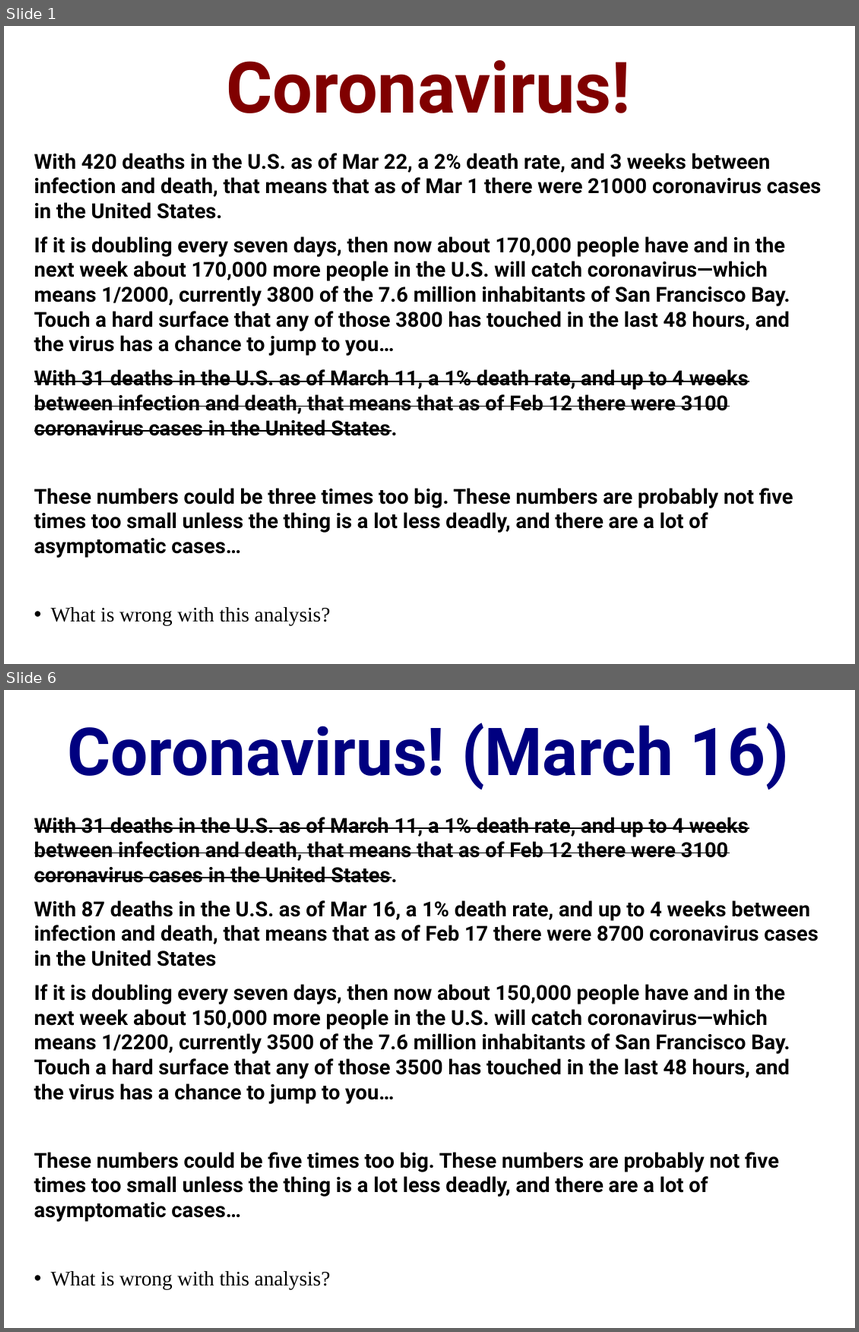
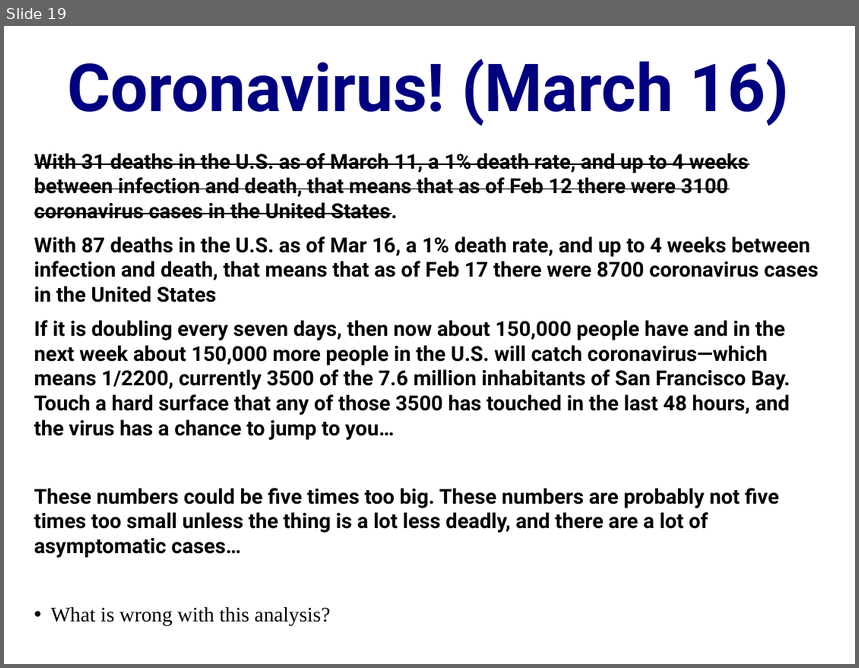
Before and after one commit to DavidLJ/public-files, a slide deck: coronavirus.pptx. Shown one above the other, each under a label of ours: slides 1 and 6 before the commit, slide 19 after it; the slides between them are not shown. The pictures are 859x1332 and 859x668 pixels, drawn with LibreOffice and Linux fonts; fonts in the diff are those of the drawing. Boxes give left, top, right and bottom in pixels: in the first picture for what was removed or moved away, otherwise in the second. Text is boxed around its words. In the diff, an @@ line names an element or a change of style, - is before the commit and + after.

Commit message:
coronavirus update...

```diff
--- a/coronavirus.pptx
+++ b/coronavirus.pptx
@@ slide 1 removed at [4, 26, 855, 664], background #FFFFFF @@
@@ title removed at [227, 60, 631, 113] @@
-Coronavirus!
@@ text removed at [34, 153, 821, 626] @@
-With 420 deaths in the U.S. as of Mar 22, a 2% death rate, and 3 weeks between infection and death, that means that as of Mar 1 there were 21000 coronavirus cases in the United States.
-If it is doubling every seven days, then now about 170,000 people have and in the next week about 170,000 more people in the U.S. will catch coronavirus—which means 1/2000, currently 3800 of the 7.6 million inhabitants of San Francisco Bay. Touch a hard surface that any of those 3800 has touched in the last 48 hours, and the virus has a chance to jump to you…
-With 31 deaths in the U.S. as of March 11, a 1% death rate, and up to 4 weeks between infection and death, that means that as of Feb 12 there were 3100 coronavirus cases in the United States.
-These numbers could be three times too big. These numbers are probably not five times too small unless the thing is a lot less deadly, and there are a lot of asymptomatic cases…
-• What is wrong with this analysis?
@@ what was slide 6 is now slide 19 @@
```
Also in this commit, not shown: 5 slides changed, 13 slides added, 1 other file.
